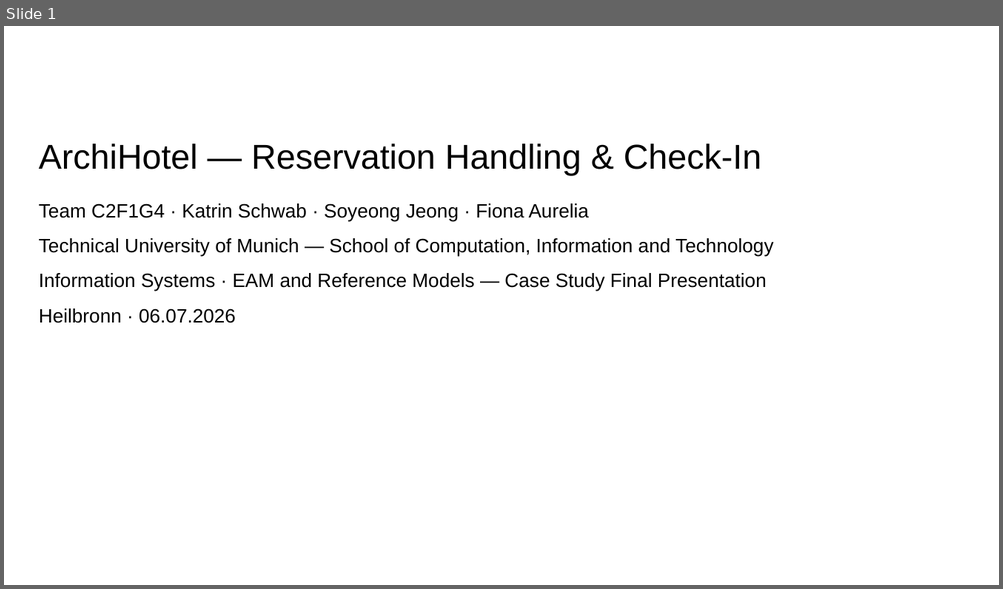
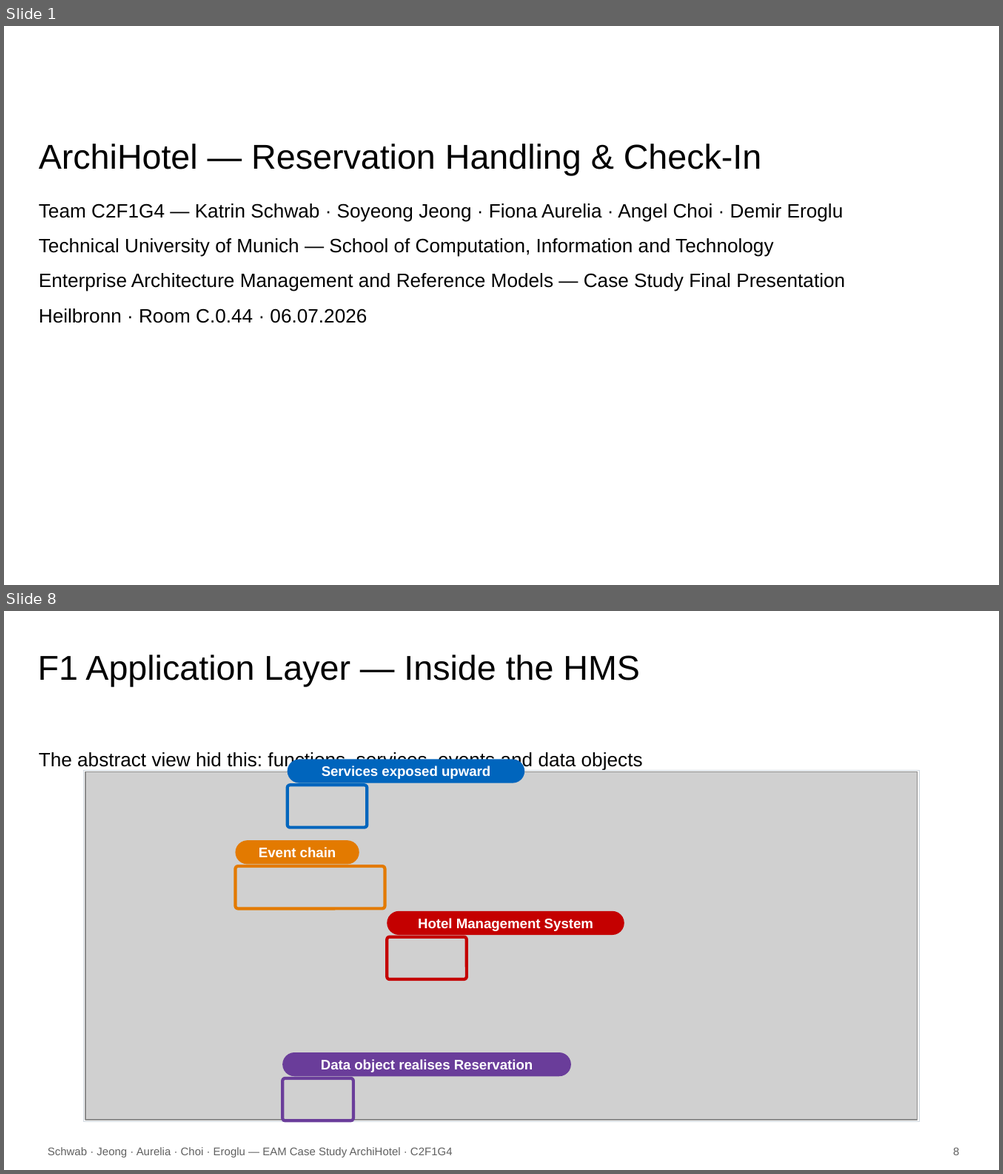
Before and after one commit to KatrinSchw/enterprise-architecture-model, a slide deck: slides/C2F1G4.pptx. Shown one above the other, each under a label of ours: slide 1 before the commit, slides 1 and 8 after it; the slides between them are not shown. The pictures are 1003x589 and 1003x1174 pixels, drawn with LibreOffice and Linux fonts; fonts in the diff are those of the drawing; grey boxes stand for pictures; background and template pictures are left out. Boxes give left, top, right and bottom in pixels: in the first picture for what was removed or moved away, otherwise in the second. Text is boxed around its words. In the diff, an @@ line names an element or a change of style, - is before the commit and + after.

```diff
--- a/slides/C2F1G4.pptx
+++ b/slides/C2F1G4.pptx
@@ slide 8 added at [4,611,999,1170], background #FFFFFF @@
@@ title added at [38,655,640,686], 25 pt, text #000000 @@
+F1 Application Layer — Inside the HMS
@@ text added at [39,751,643,771], 14 pt, text #000000 @@
+The abstract view hid this: functions, services, events and data objects
@@ rounded rectangle added at [287,759,524,783], fill #0065BD, 10 pt, text #FFFFFF, bold @@
+Services exposed upward
@@ rectangle added at [84,770,919,1122], fill #FFFFFF, outline #D0D8DF 0.5 pt @@
@@ picture added at [85,772,917,1120] @@
@@ rounded rectangle added at [287,785,367,828], outline #0065BD 2.25 pt @@
@@ rounded rectangle added at [236,840,360,865], fill #E37A00, 10 pt, text #FFFFFF, bold @@
+Event chain
@@ rounded rectangle added at [236,866,385,909], outline #E37A00 2.25 pt @@
@@ rounded rectangle added at [387,911,623,935], fill #C40000, 10 pt, text #FFFFFF, bold @@
+Hotel Management System
@@ rounded rectangle added at [387,937,466,980], outline #C40000 2.25 pt @@
@@ rounded rectangle added at [282,1053,571,1076], fill #6A3D9A, 10 pt, text #FFFFFF, bold @@
+Data object realises Reservation
@@ rounded rectangle added at [282,1079,353,1121], outline #6A3D9A 2.25 pt @@
@@ text added at [48,1147,452,1158], 8 pt, text #606060 @@
+Schwab · Jeong · Aurelia · Choi · Eroglu — EAM Case Study ArchiHotel · C2F1G4
@@ text added at [953,1147,959,1156], 8 pt, text #606060 @@
+8
@@ slide 1 changed as well @@
@@ text at [39,204,843,222]: text changed @@
-Team C2F1G4 · Katrin Schwab · Soyeong Jeong · Fiona Aurelia
+Team C2F1G4 — Katrin Schwab · Soyeong Jeong · Fiona Aurelia · Angel Choi · Demir Eroglu
@@ text at [39,273,845,323]: text changed @@
-Information Systems · EAM and Reference Models — Case Study Final Presentation
-Heilbronn · 06.07.2026
+Enterprise Architecture Management and Reference Models — Case Study Final Presentation
+Heilbronn · Room C.0.44 · 06.07.2026
```
Also in this commit, not shown: 13 other slides added, 8 slides removed, 5 other files.
